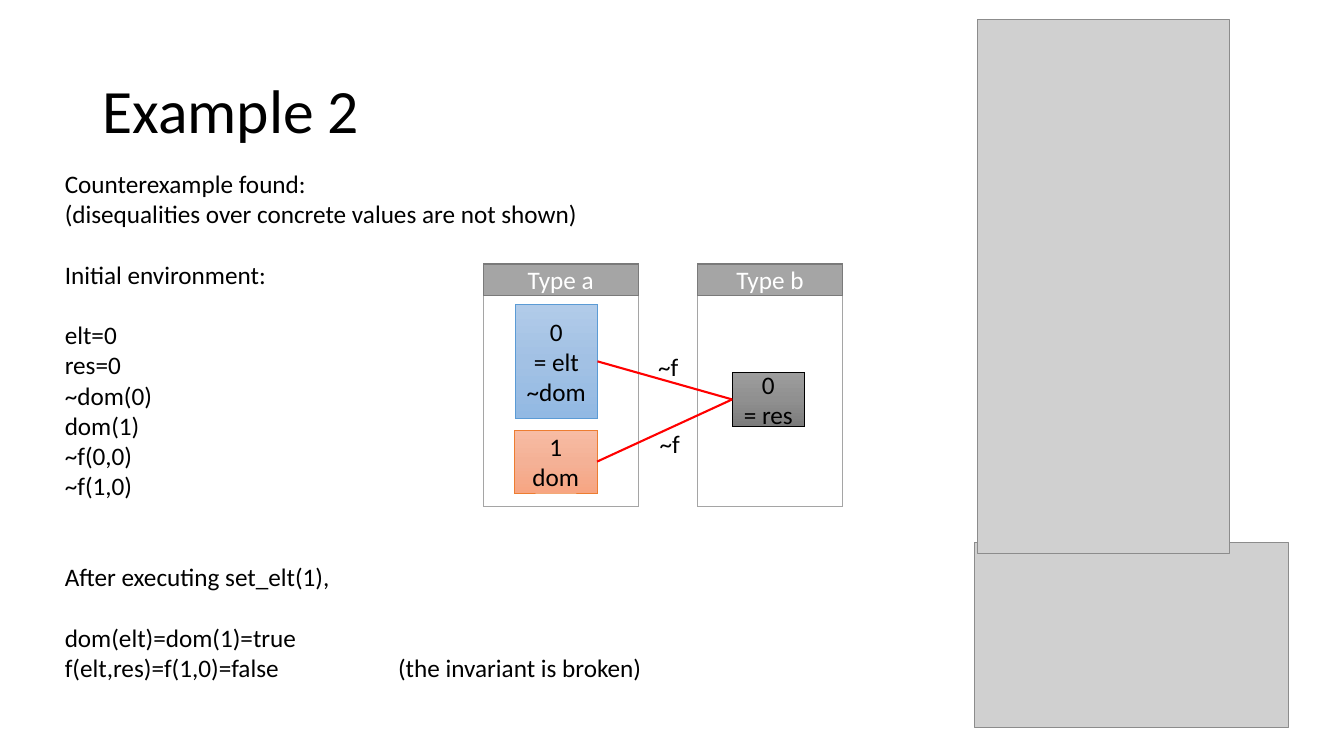
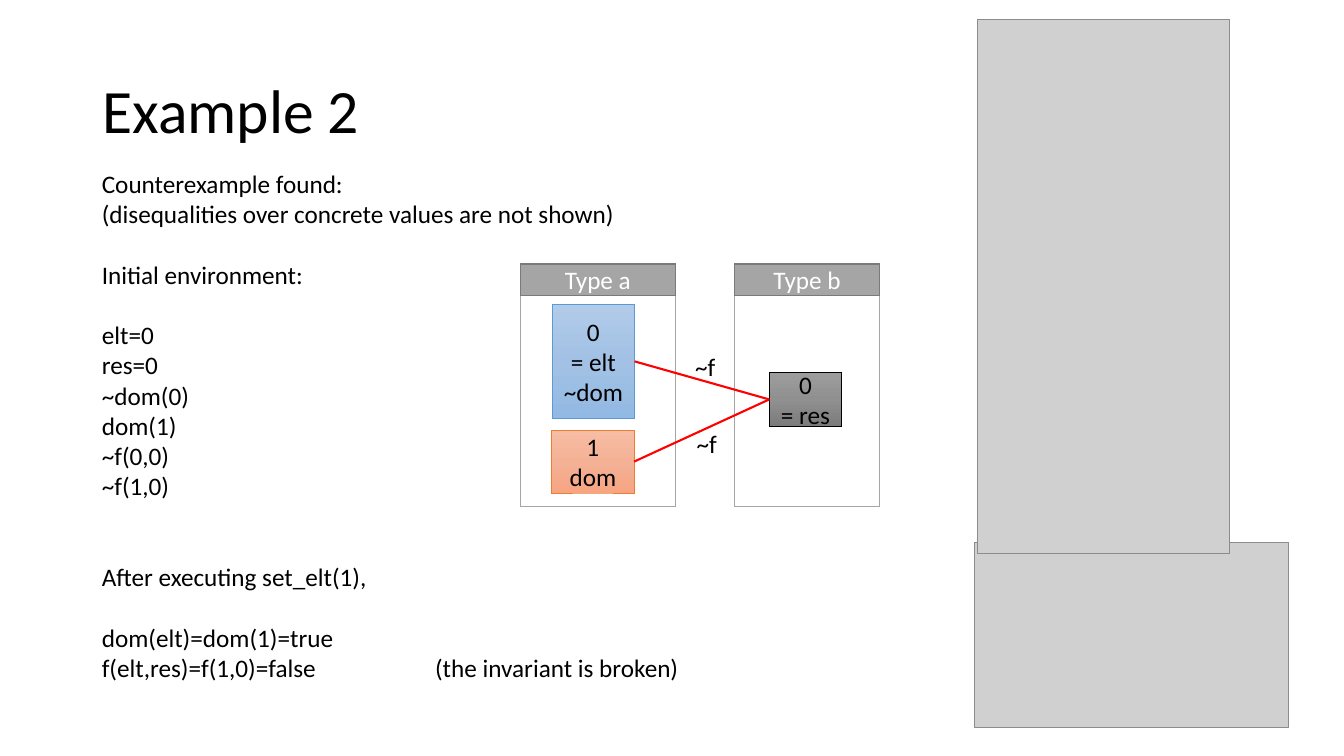
Before and after one commit to tjhance/ivy-research, a slide deck: slide 14 of invariant_synthesis/Invariant Synthesis.pptx. Drawn at 1344x756 pixels with LibreOffice and Linux fonts; fonts in the diff are those of the drawing; grey boxes stand for pictures. Boxes give left, top, right and bottom in pixels: in the first picture for what was removed or moved away, otherwise in the second. Text is boxed around its words. In the diff, an @@ line names an element or a change of style, - is before the commit and + after.

```diff
--- a/invariant_synthesis/Invariant Synthesis.pptx
+++ b/invariant_synthesis/Invariant Synthesis.pptx
@@ text "Counterexample found:": place and size @@
-text "Counterexample found:" at bbox=[65, 175, 641, 681]
+text "Counterexample found:" at bbox=[102, 175, 678, 681]
@@ rectangle "0": place and size @@
-rectangle "0" at bbox=[515, 304, 598, 418]
+rectangle "0" at bbox=[553, 304, 635, 418]
@@ 6 rectangles, 2 texts, 2 lines: place and size @@
-6 rectangles, 2 texts, 2 lines at bbox=[483, 264, 843, 506]
+6 rectangles, 2 texts, 2 lines at bbox=[520, 264, 880, 506]
```
Also in this commit, not shown: 5 other slides changed, 2 slides added.
